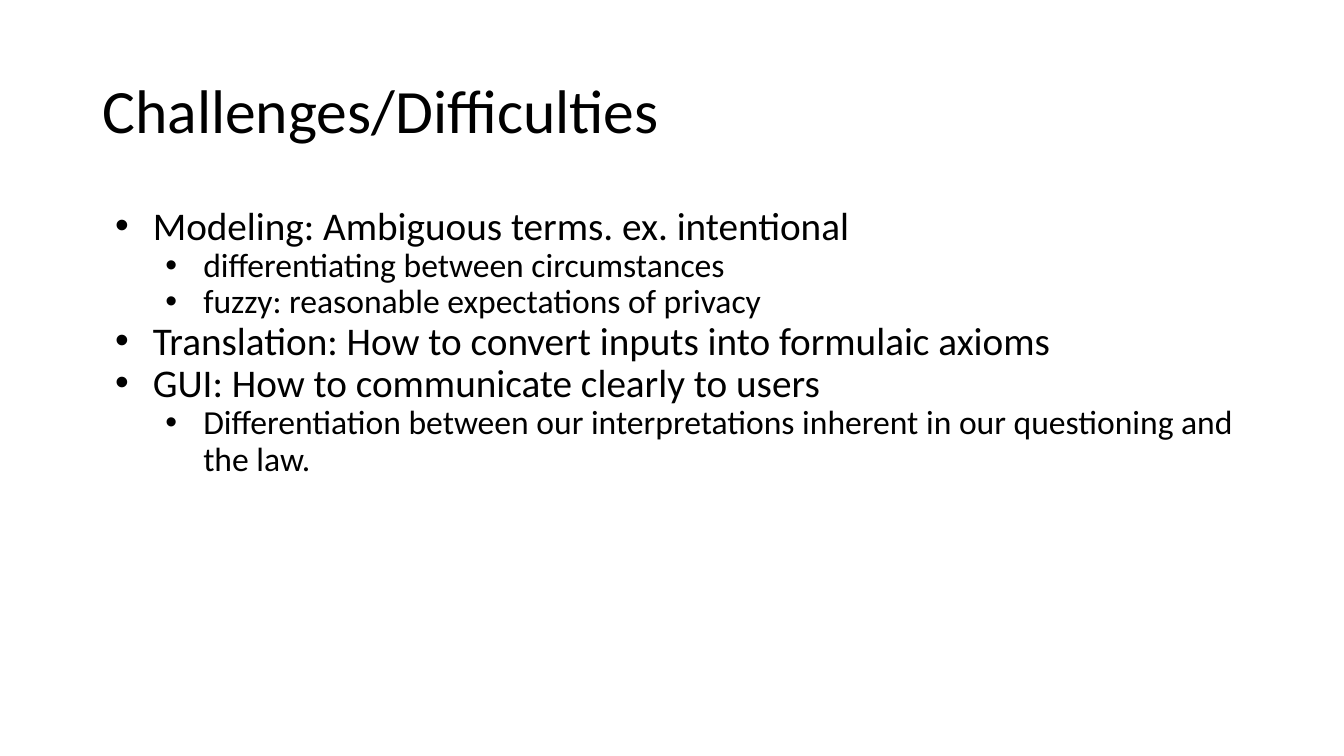
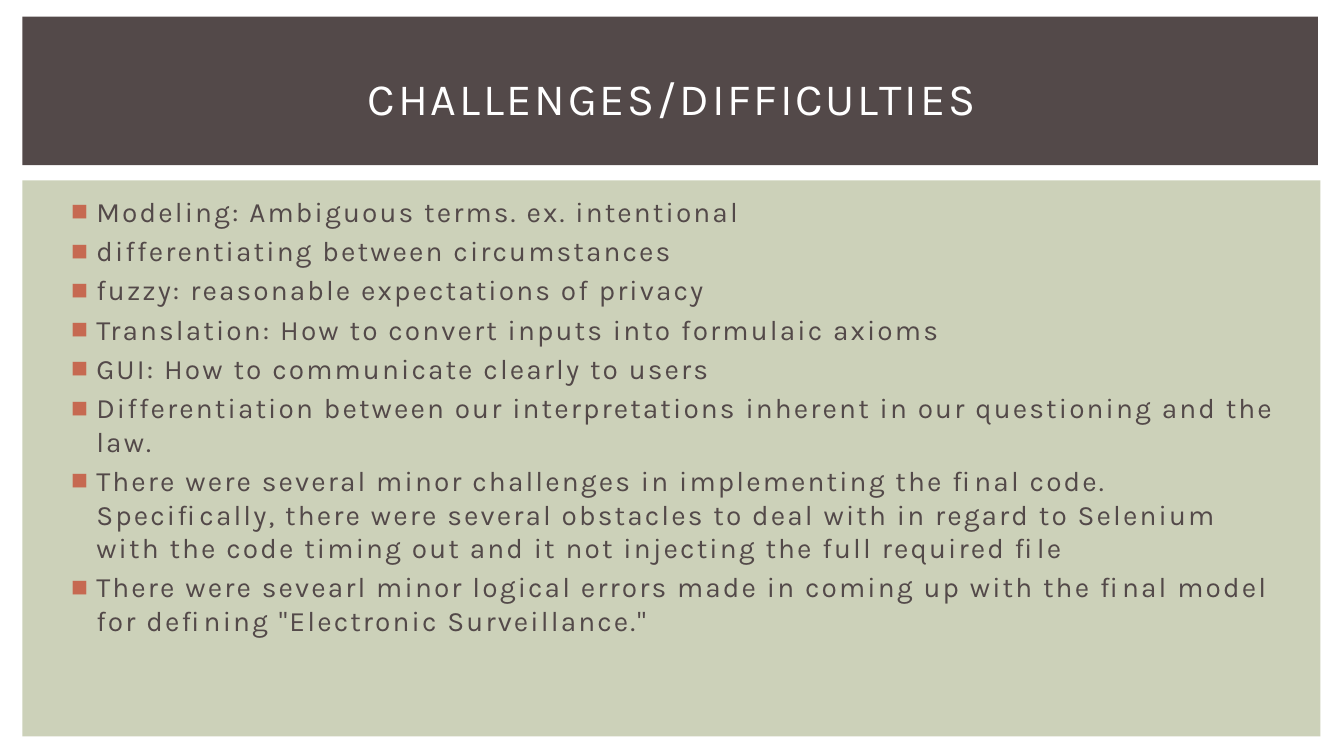
Before and after one commit to jakubbester/fisa-project, a slide deck: slide 4 of Project #2 (FISA Project).pptx (slide 6 before the commit). Drawn at 1344x756 pixels with LibreOffice and Linux fonts; fonts in the diff are those of the drawing. Boxes give left, top, right and bottom in pixels: in the first picture for what was removed or moved away, otherwise in the second. Text is boxed around its words. In the diff, an @@ line names an element or a change of style, - is before the commit and + after.

```diff
--- a/Project #2 (FISA Project).pptx
+++ b/Project #2 (FISA Project).pptx
@@ rectangle added at [22, 17, 1318, 165], fill #534949 @@
@@ title at [368, 82, 975, 118]: text changed; size 44 to 32 pt; font Calibri to Karla; text colour #000000 to #FFFFFF @@
-Challenges/Difficulties
+CHALLENGES/DIFFICULTIES
@@ rectangle added at [22, 180, 1321, 737], fill #CCD1B9 @@
@@ text "Modeling: Ambiguous terms. ex. intentional": place and size @@
-text "Modeling: Ambiguous terms. ex. intentional" at [153, 212, 1232, 472]
+text "Modeling: Ambiguous terms. ex. intentional" at [96, 203, 1272, 632]
@@ text at [96, 203, 1272, 453]: size 28 to 20 pt in "Modeling: Ambiguous terms. ex. intentional", "Translation: How to convert inputs into formulaic ...", "GUI: How to communicate clearly to users"; font Calibri to Karla, text colour #000000 to #534949, letter spacing 0 to 1.5 pt in "Modeling: Ambiguous terms. ex. intentional", "differentiating between circumstances", "fuzzy: reasonable expectations of privacy", "Translation: How to convert inputs into formulaic ..." and 2 more places; size 24 to 20 pt in "differentiating between circumstances", "fuzzy: reasonable expectations of privacy", "Differentiation between our interpretations inherent in our ..."; bullet • to ■; line spacing 0.9 to 1; more space between paragraphs; bullet colour #000000 to #C66951; list level 2 to 1 in "differentiating between circumstances"; list level 2 to 1 in "fuzzy: reasonable expectations of privacy"; list level 2 to 1 in "Differentiation between our interpretations inherent ..." @@
@@ text at [96, 472, 1266, 632]: paragraphs added @@
+■ There were several minor challenges in implementing the final code. Specifically, there were several obstacles to deal with in regard to Selenium with the code timing out and it not injecting the full required file
+■ There were sevearl minor logical errors made in coming up with the final model for defining "Electronic Surveillance."
```
Also in this commit, not shown: 2 other slides changed, 1 slide added, 4 slides removed.
